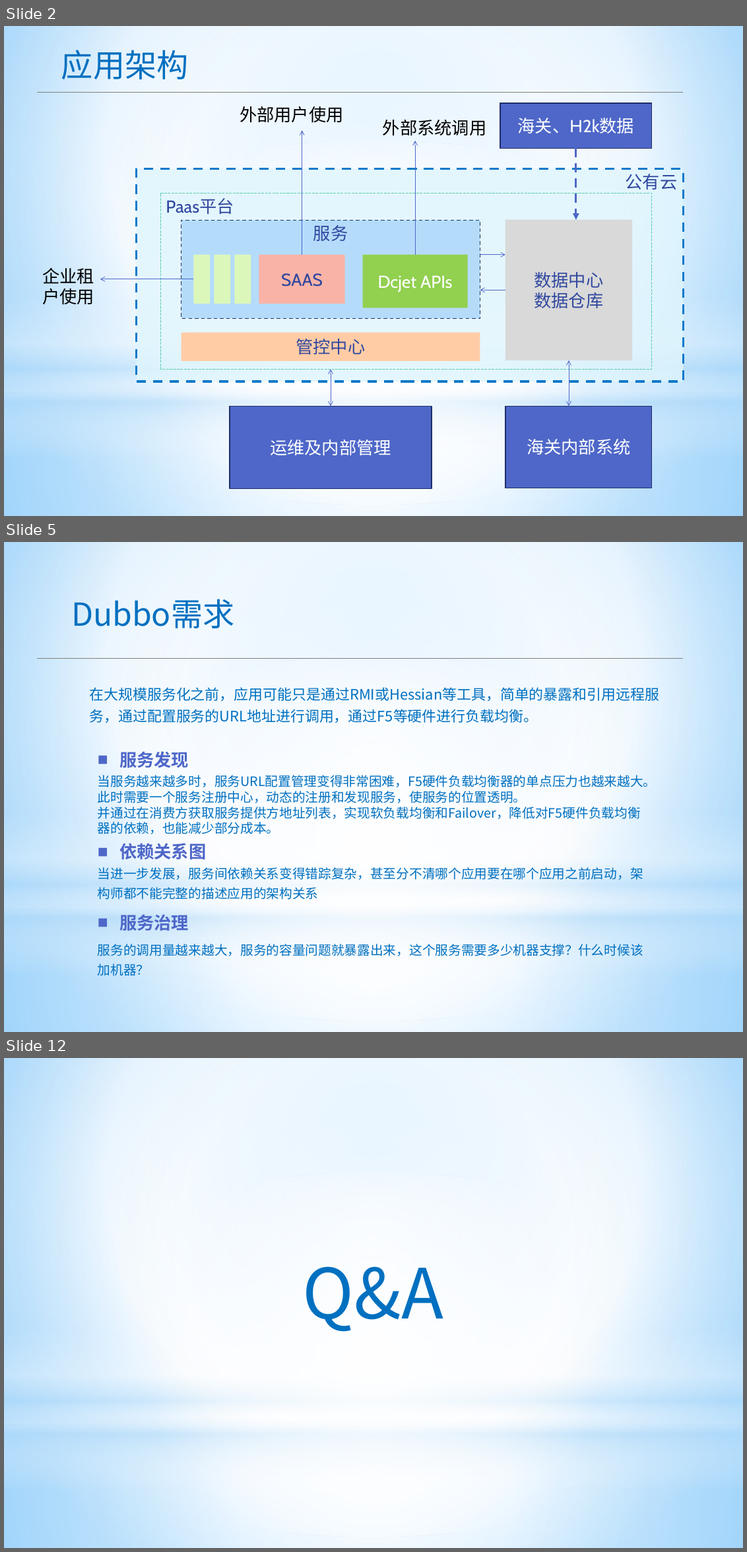
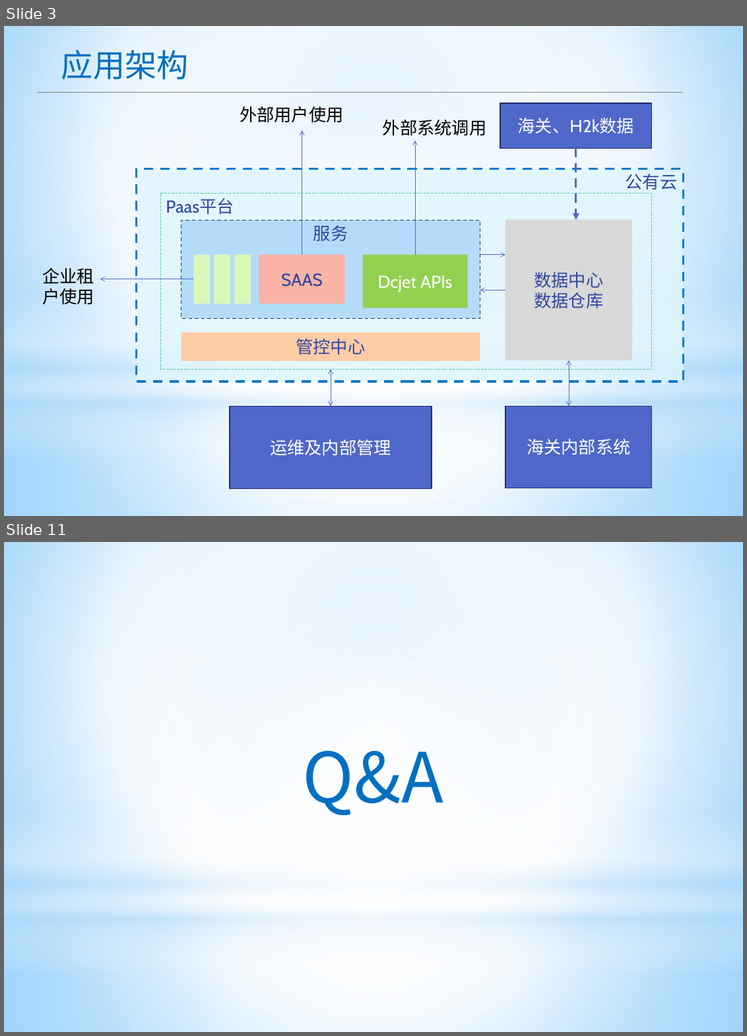
Before and after one commit to apporoad/DesignAndScheme2017, a slide deck: c云服务架构/Saas&Paas架构设计.pptx. Shown one above the other, each under a label of ours: slides 2, 5 and 12 before the commit, slides 3 and 11 after it; the slides between them are not shown. The pictures are 747x1552 and 747x1036 pixels, drawn with LibreOffice and Linux fonts; fonts in the diff are those of the drawing; background and template pictures are left out. Boxes give left, top, right and bottom in pixels: in the first picture for what was removed or moved away, otherwise in the second. Text is boxed around its words. In the diff, an @@ line names an element or a change of style, - is before the commit and + after.

```diff
--- a/c云服务架构/Saas&Paas架构设计.pptx
+++ b/c云服务架构/Saas&Paas架构设计.pptx
@@ slide 5 removed at box(4, 542, 743, 1032), background picture (left out); not listed: 4 template elements that a slide beside it also shows @@
@@ text removed at box(71, 599, 234, 628) @@
-Dubbo需求
@@ line removed from (37, 658) to (683, 658) @@
@@ text removed at box(90, 687, 660, 724) @@
-在大规模服务化之前，应用可能只是通过RMI或Hessian等工具，简单的暴露和引用远程服务，通过配置服务的URL地址进行调用，通过F5等硬件进行负载均衡。
@@ text removed at box(98, 751, 657, 976) @@
-■ 服务发现
-当服务越来越多时，服务URL配置管理变得非常困难，F5硬件负载均衡器的单点压力也越来越大。
-此时需要一个服务注册中心，动态的注册和发现服务，使服务的位置透明。
-并通过在消费方获取服务提供方地址列表，实现软负载均衡和Failover，降低对F5硬件负载均衡器的依赖，也能减少部分成本。
-■ 依赖关系图
-当进一步发展，服务间依赖关系变得错踪复杂，甚至分不清哪个应用要在哪个应用之前启动，架构师都不能完整的描述应用的架构关系
-■ 服务治理
-服务的调用量越来越大，服务的容量问题就暴露出来，这个服务需要多少机器支撑？什么时候该加机器？
@@ what was slide 2 is now slide 3 @@
@@ what was slide 12 is now slide 11 @@
```
Also in this commit, not shown: 2 slides changed, 7 slides added, 7 other slides removed, 1 other file.
